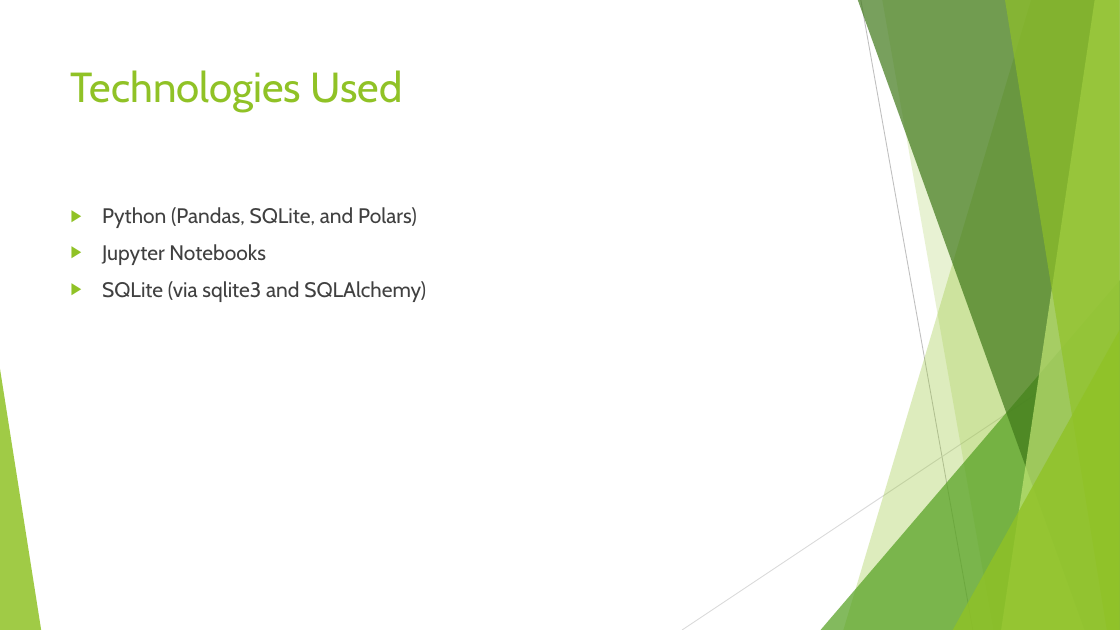
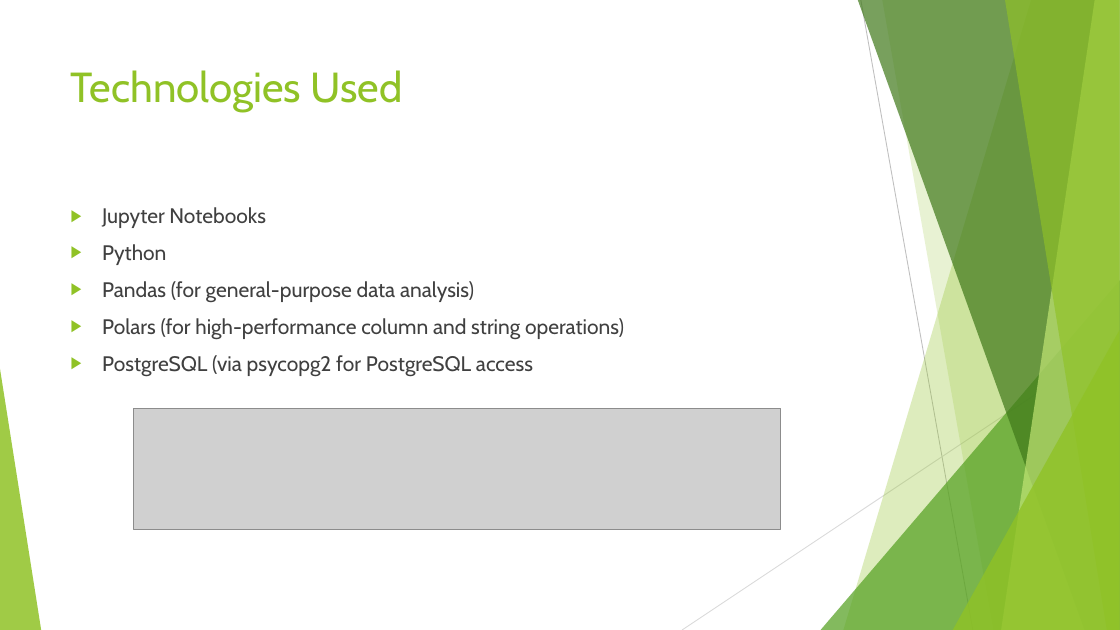
Before and after one commit to mrbowman86/data-engineering-project, a slide deck: slide 5 of National_Parks_PowerPoint.pptx. Drawn at 1120x630 pixels with LibreOffice and Linux fonts; fonts in the diff are those of the drawing; grey boxes stand for pictures. Boxes give left, top, right and bottom in pixels: in the first picture for what was removed or moved away, otherwise in the second. Text is boxed around its words. In the diff, an @@ line names an element or a change of style, - is before the commit and + after.

```diff
--- a/National_Parks_PowerPoint.pptx
+++ b/National_Parks_PowerPoint.pptx
@@ text at (x1=102, y1=207, x2=417, y2=228): paragraph removed @@
-▶ Python (Pandas, SQLite, and Polars)
@@ text at (x1=102, y1=244, x2=624, y2=377): text changed @@
-▶ SQLite (via sqlite3 and SQLAlchemy)
+▶ Python
+▶ Pandas (for general-purpose data analysis)
+▶ Polars (for high-performance column and string operations)
+▶ PostgreSQL (via psycopg2 for PostgreSQL access
@@ picture added at (x1=134, y1=408, x2=781, y2=529) @@
```
Also in this commit, not shown: 3 other slides changed, 8 slides added.
